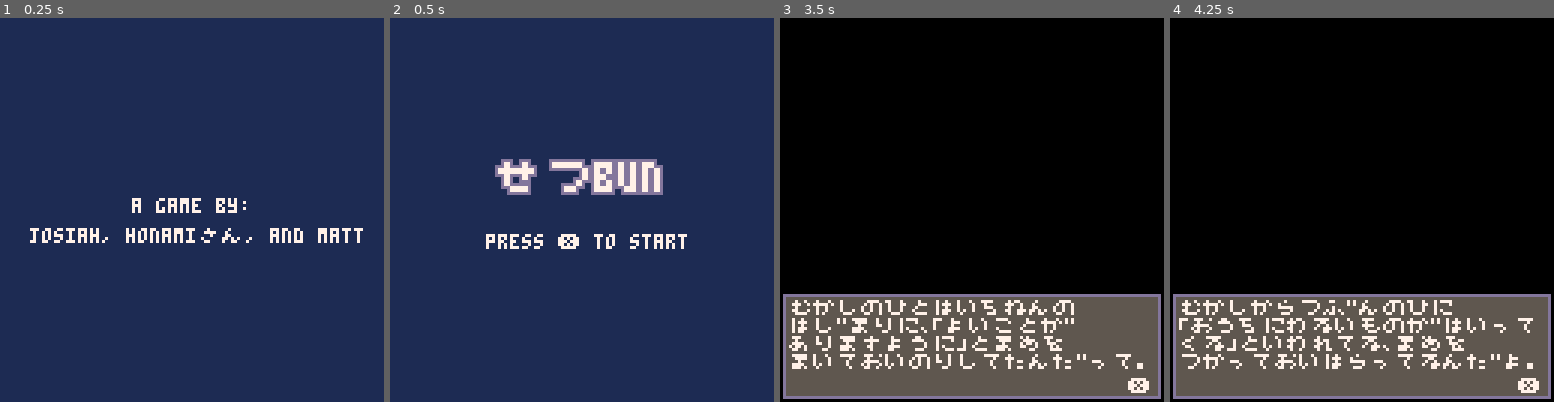
Above: before the commit, frames 1-4 (left to right).
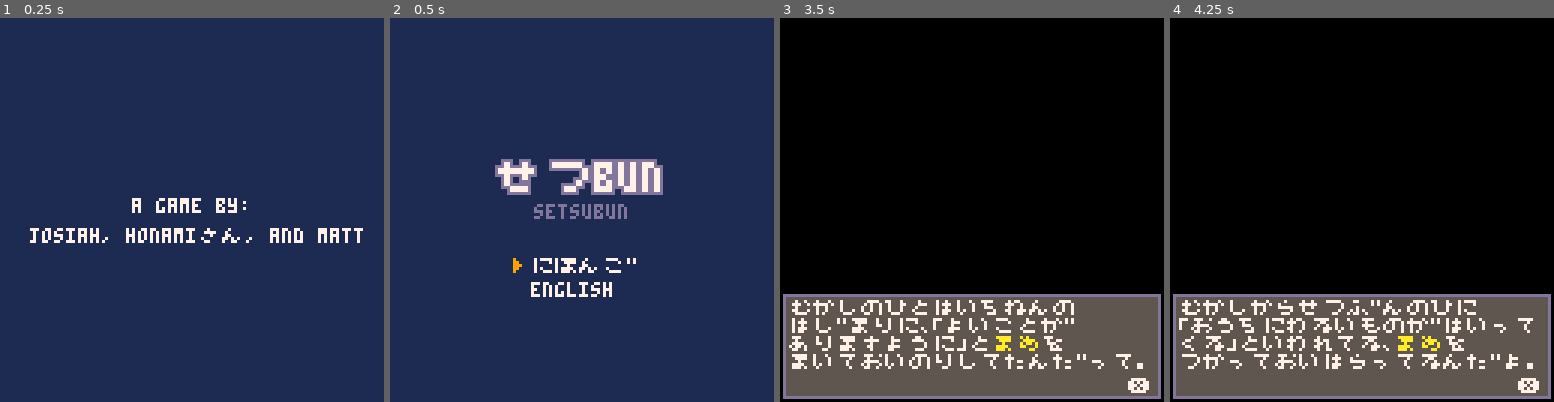
Above: after the commit, the same moments.

Repository: josiahp/setsubun
Game: PICO-8 cartridge setsubun.p8
Same seed, same stepped clock (60 frames per second), same inputs: the game is played once before the commit and once after it.
Inputs:
- Up to frame 1 (0.25 s): no input
- Up to frame 2 (0.5 s): tap X (X key) at 0.33 s
- Up to frame 3 (3.5 s): tap O (Z key) at 0.7, 1.7, 2.1, 2.5, 2.9, 3.3 s; tap X (X key) at 1.07, 1.85, 2.97 s; hold Right 1.6-2.1 s; hold Up 2.15-2.42 s; hold Right 2.47-3.03 s; hold Left from 3.08 s (still down)
- Up to frame 4 (4.25 s): release Left at 3.58 s; hold Down 3.63-3.97 s; tap O (Z key) at 3.7, 4.1 s; hold Right from 4.02 s (still down); tap X (X key) at 4.08 s

Frame 1 is identical in both runs. In frame 2, 2.1% of the frame differs, in the area x 25-78%, y 48-73%; in frame 3, 0.2%; in frame 4, 0.9%.

Commit message:
implement localized text to resolve #1

Diff:
--- a/setsubun.p8
+++ b/setsubun.p8
@@ -1,5 +1,5 @@
 pico-8 cartridge // http://www.pico-8.com
-version 40
+version 41
 __lua__
 
 function _init()
@@ -19,9 +19,15 @@
 		flow.forever(
 			flow
 			.scene(title_scn)
-			.andthen(flow.scene(dialogue_scn))
-			.andthen(flow.scene(explainer_scn))
-			.andthen(flow.scene(game_scn))
+			.flatmap(function(strings)
+			  return flow.scene(dialogue_scn,strings)
+			 end)
+			.flatmap(function(strings)
+			  return flow.scene(explainer_scn,strings)
+    end)
+			.flatmap(function(strings)
+			  return flow.scene(game_scn,strings)
+    end)
 			.flatmap(function(score)
 				return flow.scene(results_scn, score)
 			end)
@@ -56,7 +62,7 @@
 
 function credits_scn(nxt)
 	local scn = {
-		t=0
+		t=0,
 	}
 
 	function scn.update(s,dt)
@@ -80,15 +86,27 @@
 end
 
 function title_scn(nxt)
-	local scn = {}
+ local strings=strings_init()
+	local scn = {
+	 langs=strings:getlangs(),
+	 lang=1,
+	 strings=strings,
+	}
 
 	function scn.init(s)
 		music(0)
 	end
 
 	function scn.update(s,dt)
+	 if btnp(⬆️) then
+	  s.lang=max(s.lang-1,1)
+	  s.strings:setlang(s.lang)
+	 elseif btnp(⬇️) then
+	  s.lang=min(s.lang+1,#s.langs)
+	  s.strings:setlang(s.lang)
+	 end
 		if btnp(❎) then
-			nxt(nil)
+			nxt(s.strings)
 		end
 	end
 
@@ -97,23 +115,35 @@
 		color(7)
 		local title="\^w\^t".."せつbun"
 		local x,y=36,48
+		 print("setsubun",x+12,y+14,13)
 		for xx=-1,1,1 do
 			for yy=-1,1,1 do
 				print(title,x+xx,y+yy,13)
 			end
 		end
 		print(title, 36, 48,7)
-		print("press ❎ to start", 32, 72)
+
+		y=80
+
+		--show language indicator
+		print("▶",41,y+(s.lang-1)*8,9)
+
+		--show languages
+		for k,v in pairs(s.langs) do
+		 print(v.name,47,y,7)
+		 y+=8
+		end
 	end
 
 	return scn
 end
 
-function explainer_scn(nxt)
+function explainer_scn(nxt,strings)
 	local scn = {
 		timer=0,
 		dur=1,
 		is_done=false,
+		strings=strings,
 	}
 
 	function scn.update(s,dt)
@@ -121,7 +151,7 @@
 		if s.timer<s.dur then return end
 		s.is_done=true
 		if btnp(❎) then
-			nxt(nil)
+			nxt(s.strings)
 		end
 	end
 
@@ -129,10 +159,8 @@
 		cls(1)
 		color(7)
 
-		print("あそひ゛かた:", 40, 24)
-		print("あなたはオニ。", 4, 48)
-		print("オニはやっつけられるのか゛\nしこ゛とて゛す。", 4, 48+8)
-		print("こと゛もたちか゛せつふ゛んを\nたのしめるように、\nまめか゛あたるよう`にか゛んは゛れ!")
+		print(s.strings:get("how_to_play_1"), 40, 24)
+		print(s.strings:get("how_to_play_2"), 4, 48)
 
 		if s.is_done then
 			print("press ❎ to start", 32, 102)
@@ -270,13 +298,14 @@
 -->8
 --game scene
 
-function game_scn(nxt)
+function game_scn(nxt,strings)
 	local scn={
 		t=0,
 		score=0,
 		effects={},
 		beans={},
 		kids={},
+		strings=strings,
 	}
 
 	add(scn.kids, kids_new(v3(32,0,14),8))
@@ -354,7 +383,7 @@
 		end
 
 		local time_left=game_dur-scn.t
-		hud_draw(time_left,s.score)
+		hud_draw(s,time_left)
 	end
 
 	function scn.destroy()
@@ -379,36 +408,26 @@
 end
 
 
-function dialogue_scn(nxt)
-	local scn={}
+function dialogue_scn(nxt,strings)
+	local scn={
+		strings=strings,
+	}
 
 	local dialogue_flow =
-		flow.scene(dialogue_box,
-		"おとん、せつふ゛んはな-に?")
-		.andthen(
-		flow.scene(dialogue_box,
-		"せつふ゛んはむかし、\n"..
-		"いちねんのいちは゛んはし゛まり\n"..
-		"のひた゛ったんた゛よ。"))
-		.andthen(
-		flow.scene(dialogue_box,
-		"むかしのひとはいちねんの\n"..
-		"はし゛まりに、「よいことか゛\n"..
-		"ありますように」とまめを\n"..
-		"まいておいのりしてたんた゛って。"))
-		.andthen(
-		flow.scene(dialogue_box,
-		"むかしからつふ゛んのひに\n"..
-		"「おうちにわるいものか゛はいって\n"..
-		"くる」といわれてる、まめを\n"..
-		"つかっておいはらってるんた゛よ。"))
-		.andthen(
-		flow.scene(dialogue_box,
-		"まめはわるいものをやっつけて\n"..
-		"くれるんた゛って。すこ゛いね。\n"..
-		"「まめ」はからた゛か゛け゛んきという\n"..
-		"いみもあるんた゛って。\n"))
-
+	 flow.scene(dialogue_box,
+	 scn.strings:get("intro_1"))
+	 .andthen(
+	 flow.scene(dialogue_box,
+	 scn.strings:get("intro_2")))
+	 .andthen(
+	 flow.scene(dialogue_box,
+	 scn.strings:get("intro_3")))
+	 .andthen(
+	 flow.scene(dialogue_box,
+	 scn.strings:get("intro_4")))
+	 .andthen(
+	 flow.scene(dialogue_box,
+	 scn.strings:get("intro_5")))
 	local dialogue=nil
 	dialogue_flow.go(
 		-- next dialogue box
@@ -416,7 +435,9 @@
 			dialogue = nxt
 		end,
 		-- end scene
-		nxt
+		function()
+		 nxt(strings)
+		end
 	)
 
 	function scn.update(s, dt)
@@ -874,7 +895,7 @@
 	ehomaki=1,
 }
 
-function hud_draw(time_left,score)
+function hud_draw(s,time_left)
 	camera()
 	local x,y=0,0
 	local w,h=128,16
@@ -886,9 +907,9 @@
 	y=2
 
 	-- time remaining
-	print("time",x,y,palette.fg)
-
-	x+=24
+	print(s.strings:get("hud_time"),x,y,palette.fg)
+
+	x+=32
 	w,h=128-12-x,7
 
 	local fac=time_left/game_dur
@@ -904,10 +925,10 @@
 	-- score
 	x=2
 	y+=8
-	print("score",x,y,palette.fg)
-
-	x+=24
-	print(score,x,y,palette.fg)
+	print(s.strings:get("hud_score"),x,y,palette.fg)
+
+	x+=32
+	print(s.score,x,y,palette.fg)
 
 	-- controls
 	x,y=0,128-16
@@ -916,7 +937,12 @@
 	boxfill(x,y,w,h,palette.bg)
 	x+=6
 	y+=6
-	print("move: ⬅️➡️      dash: ❎",x,y,palette.fg)
+	print(
+		s.strings:get("hud_move")..
+		": ⬅️➡️    "..
+		s.strings:get("hud_dive")..
+		": ❎",x,y,palette.fg
+	)
 end
 
 function box(x,y,w,h,col)
@@ -1179,6 +1205,102 @@
 	return v
 end
 
+-->8
+--localized text
+
+function strings_init()
+ return {
+  langs={
+   {code="jp",name="にほんこ゛",},
+   {code="en",name="english"},
+  },
+  lang=1,
+  get=function(self,s)
+   return self._data[s][self.langs[self.lang].code]
+  end,
+  getlangs=function(self)
+   return self.langs
+  end,
+  setlang=function(self,l)
+   self.lang=l
+  end,
+  _data={
+   hud_move={
+    jp="うこ゛く",
+    en="move",
+   },
+   hud_dive={
+    jp="タ゛イフ゛",
+    en="dive",
+   },
+   hud_time={
+    jp="し゛かん",
+    en="time",
+   },
+   hud_score={
+    jp="スコア",
+    en="score",
+   },
+	  intro_1={
+	   jp="おとん、せつふ゛んはな-に?",
+	   en="dad, what's setsubun?",
+	  },
+	  intro_2={
+	   jp="せつふ゛んはむかし、\n"..
+	      "いちねんのいちは゛んはし゛まり\n"..
+	      "のひた゛ったんた゛よ。",
+	   en="a long time ago the first day\n"..
+	      "of each new year was called\n"..
+	      "setsubun.",
+	  },
+	  intro_3={
+	   jp="むかしのひとはいちねんの\n"..
+		     "はし゛まりに、「よいことか゛\n"..
+		     "ありますように」と\faまめ\f7を\n"..
+		     "まいておいのりしてたんた゛って。",
+		  en="in order to bring good fortune\n"..
+		     "in the new year, our ancestors\n"..
+		     "would plant \fabeans.\f7",
+    },
+    intro_4={
+     jp="むかしからせつふ゛んのひに\n"..
+		      "「おうちにわるいものか゛はいって\n"..
+		      "くる」といわれてる、\faまめ\f7を\n"..
+		      "つかっておいはらってるんた゛よ。",
+		   en="since then, it was said that\n"..
+		      "on setsbun bad luck will come\n"..
+		      "into our homes, so we use\n"..
+		      "\fabeans\f7 to drive it away.",
+		  },
+		  intro_5={
+		   jp="\faまめ\f7はわるいものをやっつけて\n"..
+		      "くれるんた゛って。すこ゛いね。\n"..
+		      "「まめ」はからた゛か゛け゛んきという\n"..
+		      "いみもあるんた゛って。\n",
+		   en="\fabeans\f7 can drive away bad luck.\n"..
+		      "isn't that cool! cool! also,\n"..
+		      "in our language the word `bean'\n"..
+		      "sounds like the word `healthy'.",
+		  },
+
+		  how_to_play_1={
+		   jp="あそひ゛かた:",
+		   en="how to play:",
+		  },
+		  how_to_play_2={
+		   jp="あなたはオニ。\n"..
+		      "オニはやっつけられるのか゛\nしこ゛とて゛す。\n"..
+		      "こと゛もたちか゛せつふ゛んを\nたのしめるように、\n\faまめ\f7か゛あたるよう`にか゛んは゛れ!",
+		   en="you are the oni.\n"..
+		      "your job is to be defeated.\n\n"..
+		      "in order for your kids to\n"..
+		      "enjoy setsubun, do your best\n"..
+		      "to get hit by the \fabeans\f7!",
+		  },
+
+	 },
+ }
+end
 __gfx__
 0000000000000770000777000000000070777707777777770000000000000000ffffff94b3bf9ff9ff9ff9ffffffffffffffffffffffffff0007700000077000
 0000000000007770007777000004400007000070777777770000000000000000fffff9423b3f9ff9ff9ff9ffffffffffffffffffffffffff7777777700077000
@@ -1196,14 +1318,14 @@
 0000000000006777777600008888888807177170000000000000000000000000ffffffff000000000000000000000000f942ffff000000007070000777777777
 00000000000776677667700008a22a80077d7770000000000000000000000000ffffffff000000000000000000000000942fffff000000007000000770000007
 0000000000777776677777000088880006777760000000000000000000000000ffffffff00000000000000000000000042ffffff000000007777777777777777
-00000000007777777777770000000000006776000000000000000000000000007711111111111111115555550000000000000000000000000000000000077000
-0000000000767777777767000000000000eeee000000000000000000000000007149111111111111155555550000000000000000000000000000000000077000
-000000000066677777776600000000000eeeee600000000000000000000000001449911111111111155555550000000000000000000000000000000077777777
-0000000000067777777660000000000007eeee67000000000000000000000000148b911111111111155555550000000000000000000000000000000070077007
-0000000000067777777760000000000000eeee67000000000000000000000000188ba11111111111115555550000000000000000000000000000000070077007
-00000000000767777777700000000000007777600000000000000000000000001aaaa11111111111155555550000000000000000000000000000000077777777
-000000000077776606777700000000000776677000000000000000000000000071aa111111111111155555550000000000000000000000000000000000077000
-00000000006777000067760000000000076006600000000000000000000000007711111111111111115555550000000000000000000000000000000000077000
+00000000007777777777770000000000006776000000000000000000000000007711111111111111115555550000000077777777000770007707777700077000
+0000000000767777777767000000000000eeee000000000000000000000000007149111111111111155555550000000070000007000770000000700000077000
+000000000066677777776600000000000eeeee600000000000000000000000001449911111111111155555550000000070000007777777777700777077777777
+0000000000067777777660000000000007eeee67000000000000000000000000148b911111111111155555550000000077777777007777000007777770077007
+0000000000067777777760000000000000eeee67000000000000000000000000188ba11111111111115555550000000070000007070770707700000070077007
+00000000000767777777700000000000007777600000000000000000000000001aaaa11111111111155555550000000070000007700770070007777777777777
+000000000077776606777700000000000776677000000000000000000000000071aa111111111111155555550000000070000007077777707707000700077000
+00000000006777000067760000000000076006600000000000000000000000007711111111111111115555550000000077777777000770007707777700077000
 00000000000000000000000000000000000000000000000000000000000000000000000000000000000000000000000000000000000000000000000000077000
 00000000000000000000000000000000000000000000000000000000000000000000000000000000000000000000000000000000000000000000000000077000
 00000000000000000000000000000000000000000000000000000000000000000000000000000000000000000000000000000000000000000000000007077070
